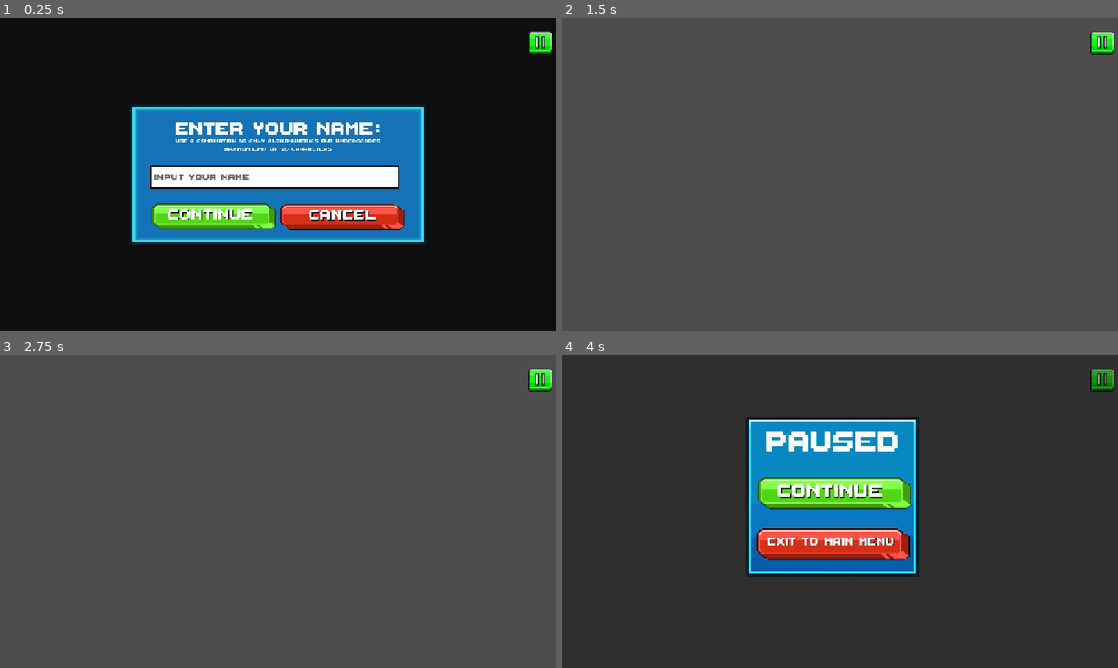
Above: before the commit, frames 1-4 (two rows, left to right).
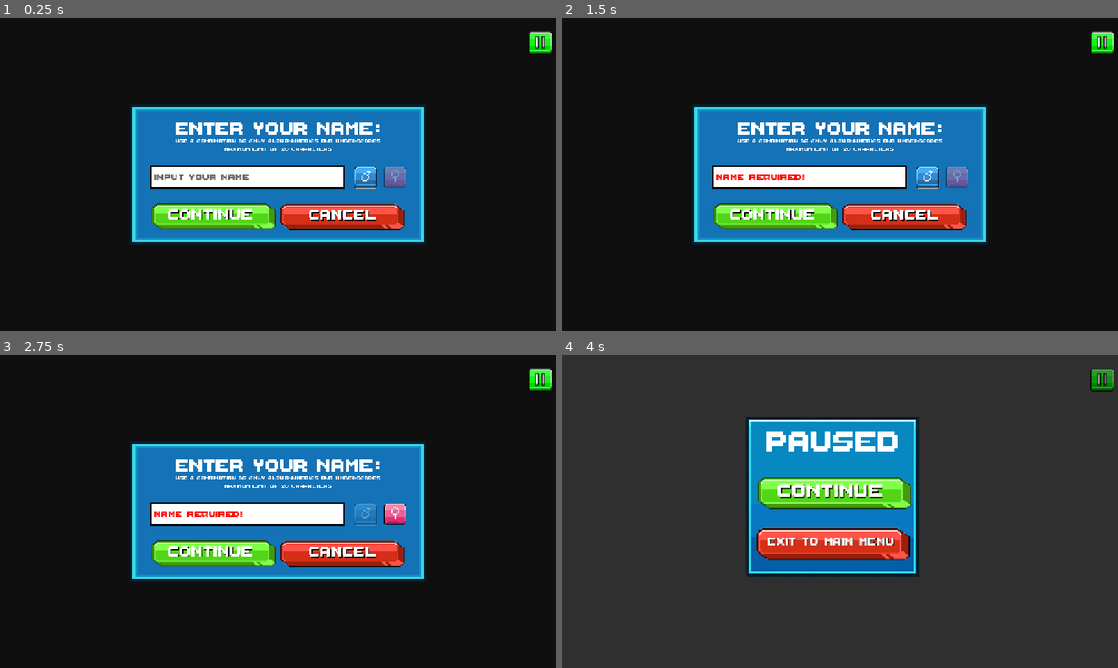
Above: after the commit, the same moments.

Repository: vinnyy-ph/gvd-project-overclocked
Game: Godot game, scene res://ui/prompts/NamePrompt.tscn
The game is run twice, just before and just after one commit, with the same random seed, the same clock (stepped at 60 frames per second) and the same inputs. This scene is started directly instead of the project's main scene. Sound files missing from this copy of the repository are replaced by a short silence.
Inputs (mouse positions are in pixels of both pictures, inside the frame that each line leads up to):
- Up to frame 1 (0.25 s): no input
- Up to frame 2 (1.5 s): click (773, 218) at 0.5 s; click (928, 177) at 1.27 s
- Up to frame 3 (2.75 s): click (394, 514) at 2.02 s
- Up to frame 4 (4 s): click (906, 555) at 2.77 s; click (1101, 380) at 3.5 s

The runs differ from the first frame. In frame 1, 0.8% of the frame differs, in the area x 61-73%, y 47-55%; in frame 2, 100%, in the area x 0-100%, y 0-100%; in frame 3, 100%; in frame 4, nothing differs.

Commit message:
Add gender selection, name validation, and assets
Adds male/female avatar assets and integrates gender selection into the name prompt and save system. NamePrompt.tscn and name_prompt.gd now include male/female buttons, UI state updates, regex-based name validation, placeholder error messages, and emits a confirmed(name, gender) signal. SaveManager now persists player_gender (default 'male'), updates load/save and create_new_profile signature to accept gender. Profile selection handler updated to pass selected gender when creating profiles. Also adds a jeepney animation scene and updates project main_scene reference.

Diff:
--- /dev/null
+++ b/assets/sprites/jeepney_animation.tscn
@@ -0,0 +1,38 @@
+[gd_scene format=3 uid="uid://c11uvhe5nbcvr"]
+
+[ext_resource type="Texture2D" uid="uid://bmmsaqd16b2a8" path="res://assets/sprites/purple jeep.png" id="1_qjlcn"]
+
+[sub_resource type="AtlasTexture" id="AtlasTexture_lsgiy"]
+atlas = ExtResource("1_qjlcn")
+region = Rect2(354, 0, 354, 240)
+
+[sub_resource type="AtlasTexture" id="AtlasTexture_xuxp7"]
+atlas = ExtResource("1_qjlcn")
+region = Rect2(0, 0, 354, 240)
+
+[sub_resource type="SpriteFrames" id="SpriteFrames_8kwni"]
+animations = [{
+"frames": [{
+"duration": 1.0,
+"texture": SubResource("AtlasTexture_lsgiy")
+}, {
+"duration": 1.0,
+"texture": SubResource("AtlasTexture_xuxp7")
+}],
+"loop": true,
+"name": &"default",
+"speed": 5.0
+}]
+
+[node name="JeepneyAnimation" type="Control" unique_id=1026183853]
+layout_mode = 3
+anchors_preset = 15
+anchor_right = 1.0
+anchor_bottom = 1.0
+grow_horizontal = 2
+grow_vertical = 2
+
+[node name="AnimatedSprite2D" type="AnimatedSprite2D" parent="." unique_id=201549835]
+position = Vector2(417, 296)
+sprite_frames = SubResource("SpriteFrames_8kwni")
+frame_progress = 0.8523596
--- a/core/autoloads/save_manager/save_manager.gd
+++ b/core/autoloads/save_manager/save_manager.gd
@@ -4,6 +4,7 @@
 
 var active_profile_id: int = 0
 var player_name: String = "Player"
+var player_gender: String = "male"
 var current_money: int = 0
 var lifetime_money: int = 0
 var max_days_survived: int = 0
@@ -32,6 +33,7 @@
 func save_game():
 	var data = {
 		"player_name": player_name,
+		"player_gender": player_gender,
 		"current_money": current_money,
 		"lifetime_money": lifetime_money,
 		"max_days_survived": max_days_survived,
@@ -72,6 +74,7 @@
 			var data = json.data
 			if typeof(data) == TYPE_DICTIONARY:
 				player_name = data.get("player_name", "Player")
+				player_gender = data.get("player_gender", "male")
 				current_money = int(data.get("current_money", 0))
 				lifetime_money = int(data.get("lifetime_money", 0))
 				max_days_survived = int(data.get("max_days_survived", 0))
@@ -111,9 +114,10 @@
 		profiles.append(get_profile_data(i))
 	return profiles
 
-func create_new_profile(id: int, p_name: String):
+func create_new_profile(id: int, p_name: String, p_gender: String = "male"):
 	active_profile_id = id
 	player_name = p_name
+	player_gender = p_gender
 	current_money = 100 # Starting money
 	lifetime_money = 0
 	max_days_survived = 0
--- a/project.godot
+++ b/project.godot
@@ -13,7 +13,7 @@
 config/name="Overclocked"
 config/description="Overclocked"
 config/version="1"
-run/main_scene="uid://cbaxjdfhm0yfg"
+run/main_scene="uid://px01bxewowry"
 config/features=PackedStringArray("4.6", "Mobile")
 config/icon="res://icon.svg"
 
--- a/ui/profile_selection/profile_selection.gd
+++ b/ui/profile_selection/profile_selection.gd
@@ -114,13 +114,13 @@
 			else:
 				get_tree().change_scene_to_file("res://core/shop_floor/shop_floor_scrollable.tscn")
 
-func _on_name_confirmed(player_name: String):
+func _on_name_confirmed(player_name: String, player_gender: String):
 	GameManager.dev_mode = false
 	player_name = player_name.strip_edges()
 	if player_name == "":
 		player_name = "Player " + str(current_selecting_slot + 1)
 
-	SaveManager.create_new_profile(current_selecting_slot, player_name)
+	SaveManager.create_new_profile(current_selecting_slot, player_name, player_gender)
 
 	# Start new game
 	GameManager.new_game()
--- a/ui/prompts/NamePrompt.tscn
+++ b/ui/prompts/NamePrompt.tscn
@@ -6,6 +6,8 @@
 [ext_resource type="Texture2D" uid="uid://chge4p78hsaxs" path="res://assets/images/cancel.png" id="4_hmws4"]
 [ext_resource type="FontFile" uid="uid://ysv7bka211fd" path="res://assets/fonts/ThaleahFat.ttf" id="5_ejvb3"]
 [ext_resource type="Texture2D" uid="uid://btcawlc0pdxle" path="res://assets/images/ui/name/input.png" id="5_twvva"]
+[ext_resource type="Texture2D" uid="uid://cehyut1k3d5el" path="res://assets/images/ui/name/male.png" id="7_d60ci"]
+[ext_resource type="Texture2D" uid="uid://bpvpi5y78demi" path="res://assets/images/ui/name/female.png" id="8_4t8jx"]
 
 [node name="BuyPrompt" type="Control" unique_id=430958818]
 layout_mode = 3
@@ -60,7 +62,7 @@
 layout_mode = 0
 offset_left = 345.0
 offset_top = 339.0
-offset_right = 919.0
+offset_right = 793.0
 offset_bottom = 392.97525
 texture = ExtResource("5_twvva")
 expand_mode = 1
@@ -74,7 +76,7 @@
 anchor_bottom = 0.49300003
 offset_left = 0.27996826
 offset_top = 32.079987
-offset_right = 0.64001465
+offset_right = -125.359985
 offset_bottom = 32.039978
 grow_horizontal = 2
 grow_vertical = 2
@@ -91,3 +93,23 @@
 theme_override_font_sizes/font_size = 33
 placeholder_text = "Input your name"
 flat = true
+
+[node name="MaleBtn" type="TextureButton" parent="." unique_id=1525437427]
+layout_mode = 0
+offset_left = 812.0
+offset_top = 338.0
+offset_right = 870.58655
+offset_bottom = 394.0
+texture_normal = ExtResource("7_d60ci")
+ignore_texture_size = true
+stretch_mode = 0
+
+[node name="FemaleBtn" type="TextureButton" parent="." unique_id=20782065]
+layout_mode = 0
+offset_left = 880.0
+offset_top = 338.0
+offset_right = 938.58655
+offset_bottom = 394.0
+texture_normal = ExtResource("8_4t8jx")
+ignore_texture_size = true
+stretch_mode = 0
--- a/ui/prompts/name_prompt.gd
+++ b/ui/prompts/name_prompt.gd
@@ -1,27 +1,53 @@
 extends Control
 
-signal confirmed(name: String)
+signal confirmed(name: String, gender: String)
 signal cancelled
 
 @onready var line_edit: LineEdit = $LineEdit
 @onready var yes_button: TextureButton = $TextureRect/Yes
 @onready var no_button: TextureButton = $TextureRect/No
+@onready var male_btn: TextureButton = $MaleBtn
+@onready var female_btn: TextureButton = $FemaleBtn
 
 var original_y: float = 0.0
 var _slide_tween: Tween
+var _regex := RegEx.new()
+var current_gender: String = "male"
 
 func _ready() -> void:
+	_regex.compile("^[a-zA-Z0-9_]*$")
 	yes_button.pressed.connect(_on_yes_pressed)
 	no_button.pressed.connect(_on_no_pressed)
+	male_btn.pressed.connect(_on_male_pressed)
+	female_btn.pressed.connect(_on_female_pressed)
+
 	line_edit.text_submitted.connect(_on_text_submitted)
+	line_edit.text_changed.connect(_on_text_changed)
 
 	line_edit.focus_entered.connect(_on_keyboard_opened)
 	line_edit.focus_exited.connect(_on_keyboard_closed)
 
 	original_y = position.y
+	_update_gender_ui()
 
 	# Ensure the background covers everything
 	$DimBackground.set_anchors_and_offsets_preset(Control.PRESET_FULL_RECT)
+
+func _on_male_pressed() -> void:
+	current_gender = "male"
+	_update_gender_ui()
+
+func _on_female_pressed() -> void:
+	current_gender = "female"
+	_update_gender_ui()
+
+func _update_gender_ui() -> void:
+	if current_gender == "male":
+		male_btn.modulate = Color(1, 1, 1, 1)
+		female_btn.modulate = Color(1, 1, 1, 0.4)
+	else:
+		male_btn.modulate = Color(1, 1, 1, 0.4)
+		female_btn.modulate = Color(1, 1, 1, 1)
 
 func grab_focus_to_edit() -> void:
 	line_edit.grab_focus()
@@ -29,9 +55,33 @@
 func set_initial_text(text: String) -> void:
 	line_edit.text = text
 
+func _on_text_changed(_new_text: String) -> void:
+	# Reset placeholder color and text when user starts typing
+	line_edit.add_theme_color_override("font_placeholder_color", Color(0, 0, 0, 0.6))
+	line_edit.placeholder_text = "Input your name"
+
 func _on_yes_pressed() -> void:
-	confirmed.emit(line_edit.text)
+	var player_name = line_edit.text.strip_edges()
+
+	if player_name == "":
+		_show_error("Name required!")
+		return
+
+	if not _is_valid_name(player_name):
+		_show_error("Alphanumeric & _ only!")
+		return
+
+	confirmed.emit(player_name, current_gender)
 	queue_free()
+
+func _is_valid_name(text: String) -> bool:
+	return _regex.search(text) != null
+
+func _show_error(msg: String) -> void:
+	line_edit.text = ""
+	line_edit.placeholder_text = msg
+	line_edit.add_theme_color_override("font_placeholder_color", Color(1, 0, 0, 1)) # Red
+	line_edit.grab_focus()
 
 func _on_no_pressed() -> void:
 	cancelled.emit()
Binary file added: assets/images/ui/name/female.png
Not shown, added: assets/images/ui/name/female.png.import
Binary file added: assets/images/ui/name/male.png
Not shown, added: assets/images/ui/name/male.png.import
